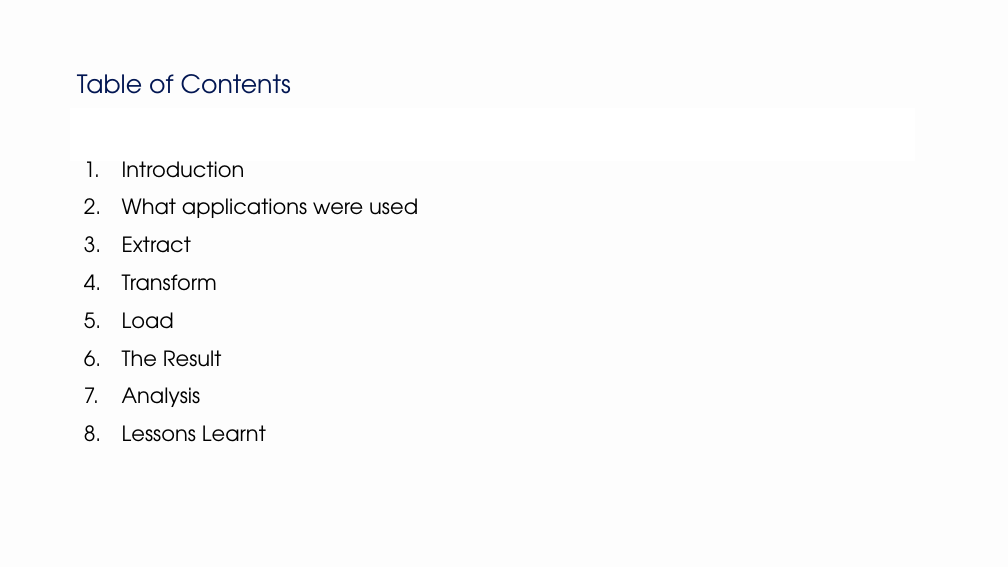
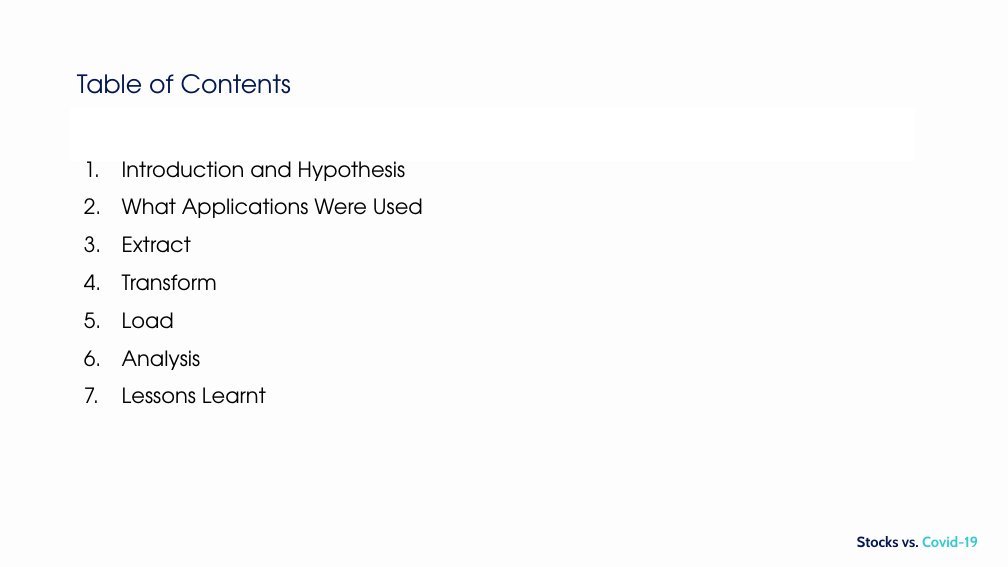
Before and after one commit to NikitaCase/stocks-vs-covid, a slide deck: slide 2 of stocksvscovid/Project 3 V1.pptx. Drawn at 1008x567 pixels with LibreOffice and Linux fonts; fonts in the diff are those of the drawing; background and template pictures are left out. Boxes give left, top, right and bottom in pixels: in the first picture for what was removed or moved away, otherwise in the second. Text is boxed around its words. In the diff, an @@ line names an element or a change of style, - is before the commit and + after.

```diff
--- a/stocksvscovid/Project 3 V1.pptx
+++ b/stocksvscovid/Project 3 V1.pptx
@@ text at <box>122,161,423,218</box>: text changed @@
-1. Introduction
-2. What applications were used
+1. Introduction and Hypothesis
+2. What Applications Were Used
@@ text at <box>122,350,222,367</box>: paragraph removed @@
-6. The Result
@@ text added at <box>857,536,978,548</box>, 14 pt, text #021652, bold @@
+Stocks vs. Covid-19
```
Also in this commit, not shown: 17 other slides changed, 1 slide added.
